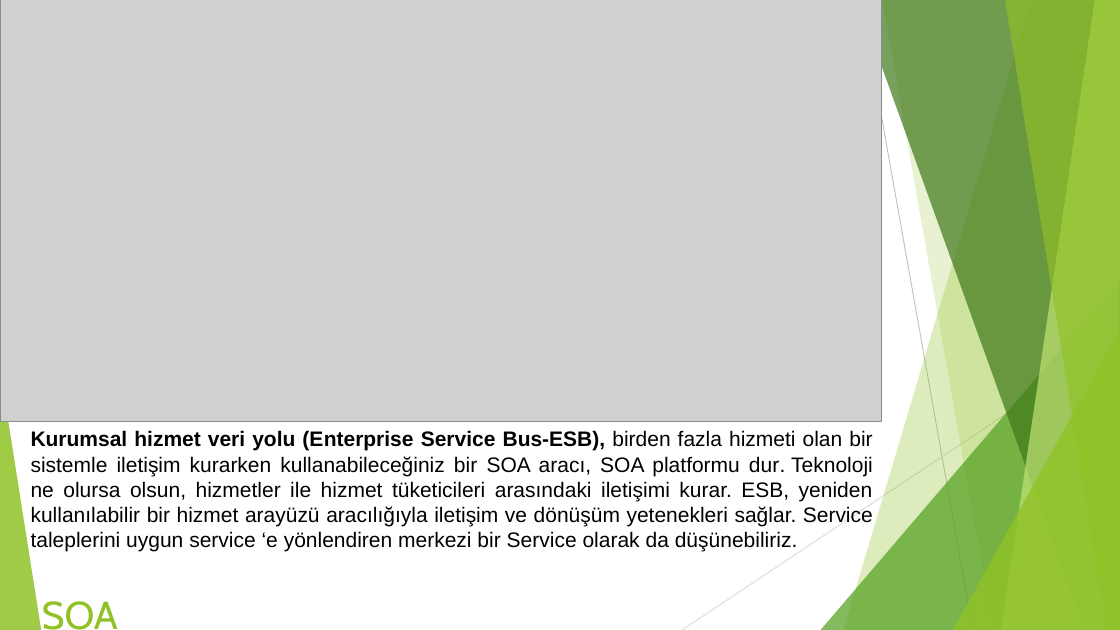
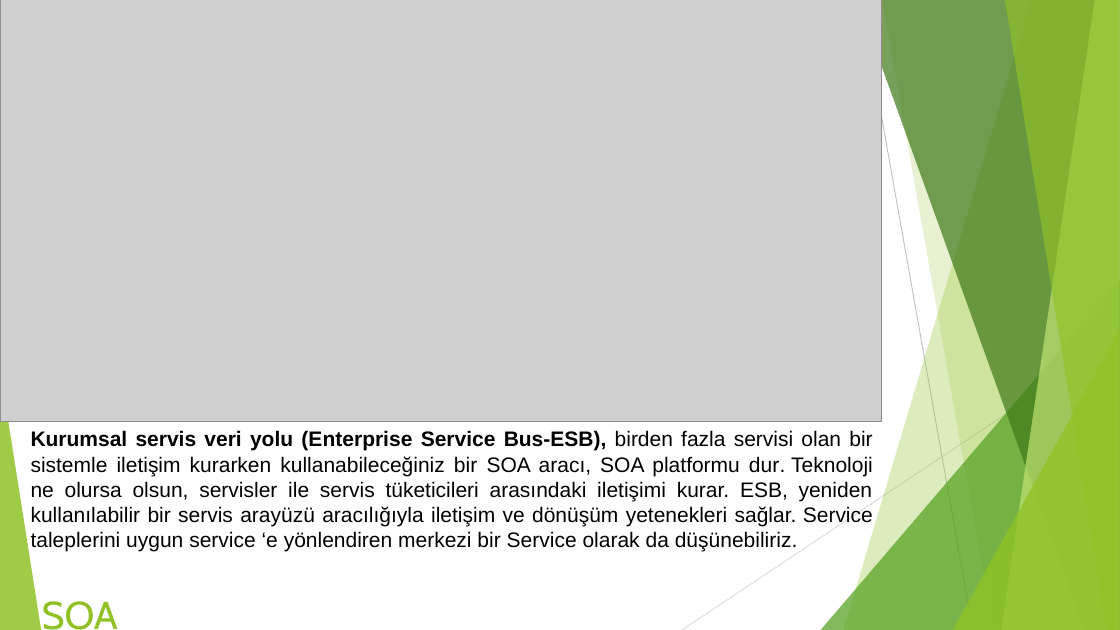
Before and after one commit to ariferol/events-112, a slide deck: slide 6 of presentations/EnterpriseSoftwareArchitectures.pptx. Drawn at 1120x630 pixels with LibreOffice and Linux fonts; fonts in the diff are those of the drawing; grey boxes stand for pictures. Boxes give left, top, right and bottom in pixels: in the first picture for what was removed or moved away, otherwise in the second. Text is boxed around its words. In the diff, an @@ line names an element or a change of style, - is before the commit and + after.

Commit message:
Kurumsal yazilim mimarileri sunum duzeltmeleri

```diff
--- a/presentations/EnterpriseSoftwareArchitectures.pptx
+++ b/presentations/EnterpriseSoftwareArchitectures.pptx
@@ text at <box>31,430,873,552</box>: text changed @@
-Kurumsal hizmet veri yolu (Enterprise Service Bus-ESB), birden fazla hizmeti olan bir sistemle iletişim kurarken kullanabileceğiniz bir SOA aracı, SOA platformu dur. Teknoloji ne olursa olsun, hizmetler ile hizmet tüketicileri arasındaki iletişimi kurar. ESB, yeniden kullanılabilir bir hizmet arayüzü aracılığıyla iletişim ve dönüşüm yetenekleri sağlar. Service taleplerini uygun service ‘e yönlendiren merkezi bir Service olarak da düşünebiliriz.
+Kurumsal servis veri yolu (Enterprise Service Bus-ESB), birden fazla servisi olan bir sistemle iletişim kurarken kullanabileceğiniz bir SOA aracı, SOA platformu dur. Teknoloji ne olursa olsun, servisler ile servis tüketicileri arasındaki iletişimi kurar. ESB, yeniden kullanılabilir bir servis arayüzü aracılığıyla iletişim ve dönüşüm yetenekleri sağlar. Service taleplerini uygun service ‘e yönlendiren merkezi bir Service olarak da düşünebiliriz.
```
Also in this commit, not shown: 3 other slides changed.
